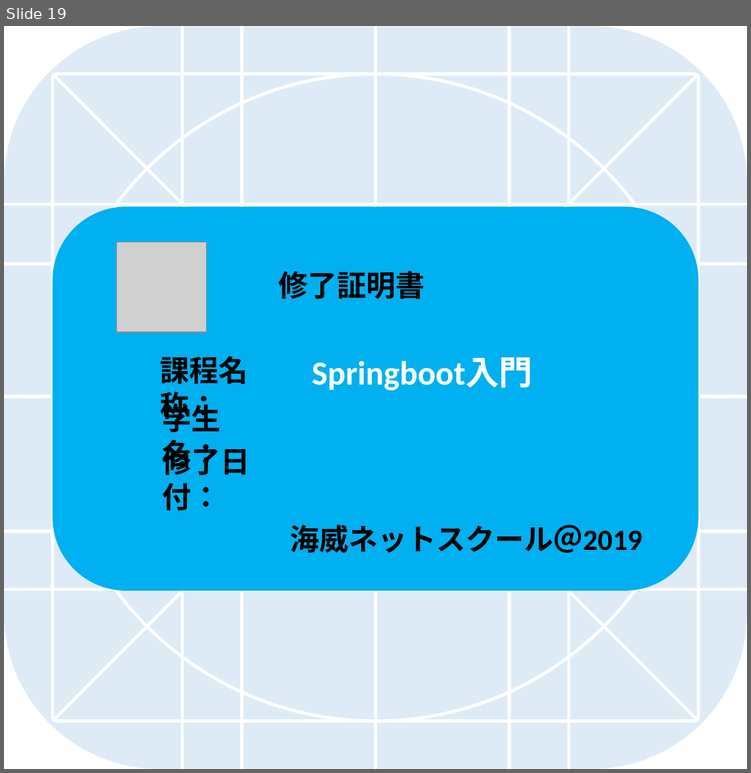
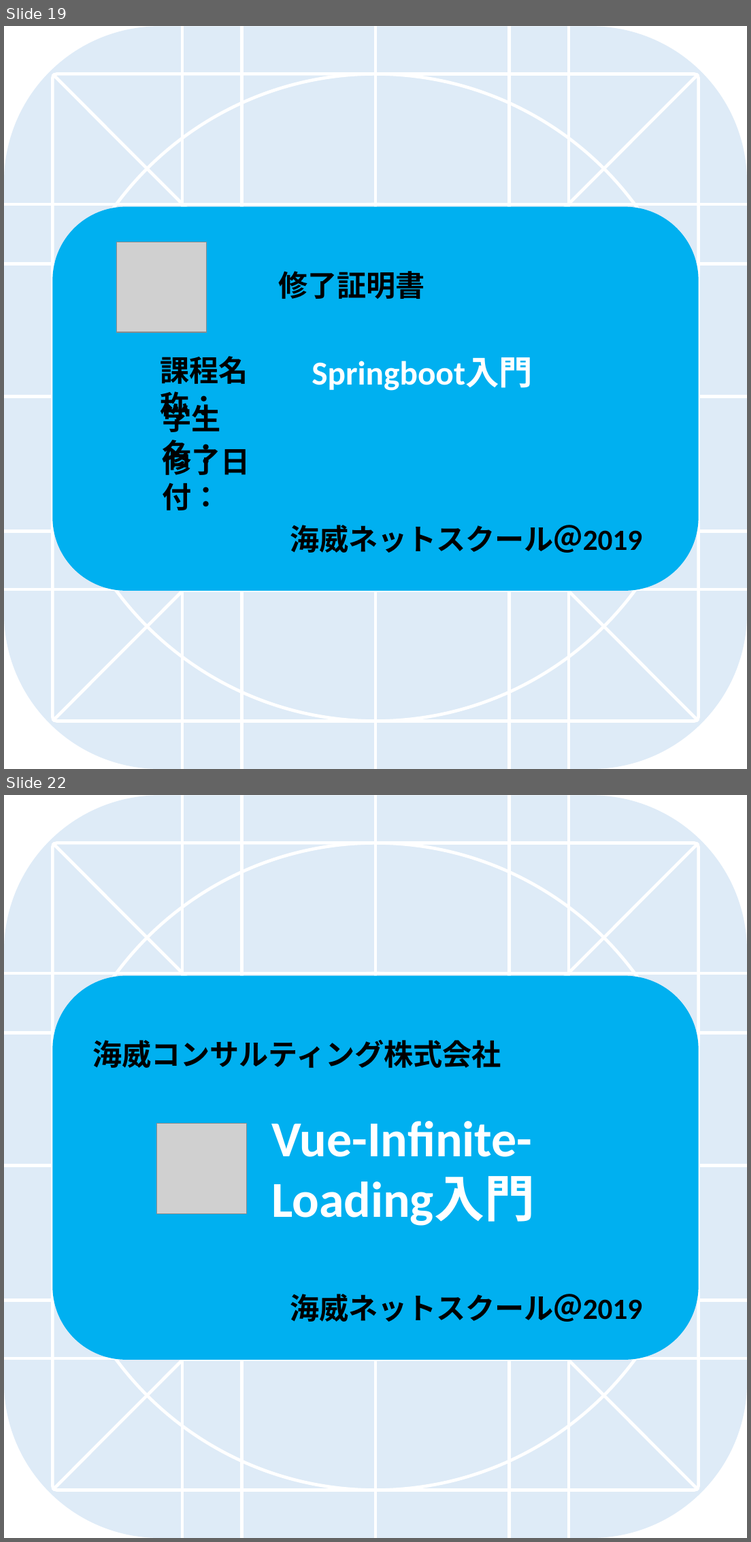
Before and after one commit to tangzitong/wohApp, a slide deck: design/icon-template.pptx. Shown one above the other, each under a label of ours: slide 19 before the commit, slides 19 and 22 after it; the slides between them are not shown. The pictures are 751x773 and 751x1542 pixels, drawn with LibreOffice and Linux fonts; fonts in the diff are those of the drawing; grey boxes stand for pictures. Boxes give left, top, right and bottom in pixels: in the first picture for what was removed or moved away, otherwise in the second. Text is boxed around its words. In the diff, an @@ line names an element or a change of style, - is before the commit and + after.

```diff
--- a/design/icon-template.pptx
+++ b/design/icon-template.pptx
@@ slide 22 added at bbox=[4, 795, 747, 1538], background #FFFFFF @@
@@ rounded rectangle added at bbox=[52, 975, 698, 1359], fill #00B0F0 @@
@@ text added at bbox=[92, 1040, 501, 1068], 28 pt, text #000000, bold @@
+海威コンサルティング株式会社
@@ text added at bbox=[271, 1121, 534, 1225], 48 pt, text #FFFFFF, bold @@
+Vue-Infinite-Loading入門
@@ picture added at bbox=[156, 1123, 246, 1213] @@
@@ group added at bbox=[4, 795, 747, 1538]: 12 lines, 5 rounded rectangles @@
@@ text added at bbox=[290, 1293, 642, 1321], 28 pt, text #000000, bold @@
+海威ネットスクール＠2019
```
Also in this commit, not shown: 3 other slides added, 19 other files.
